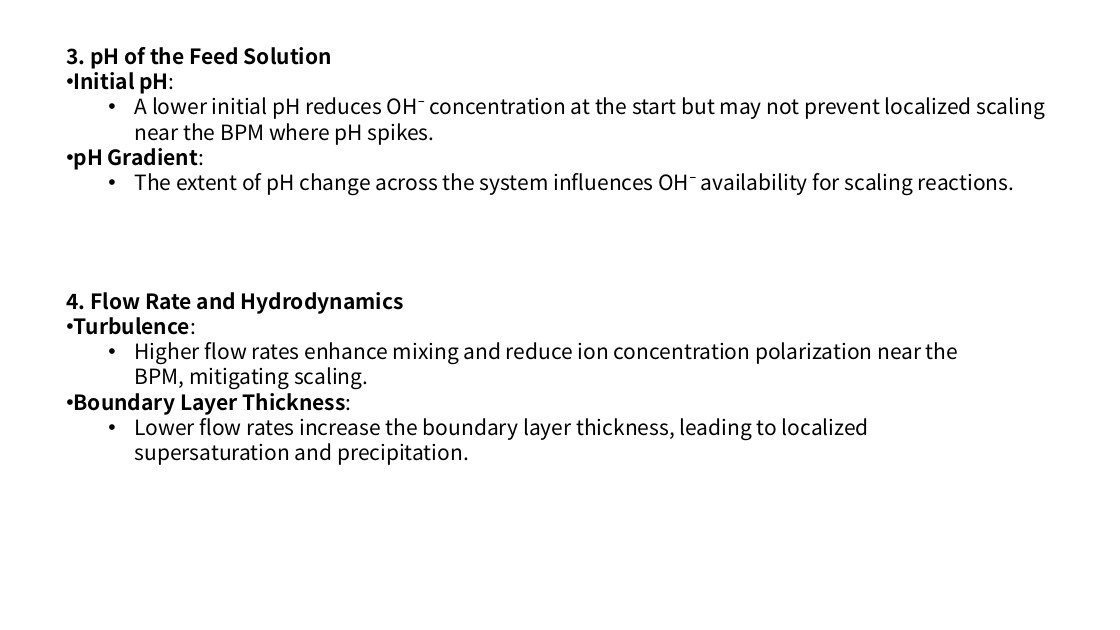
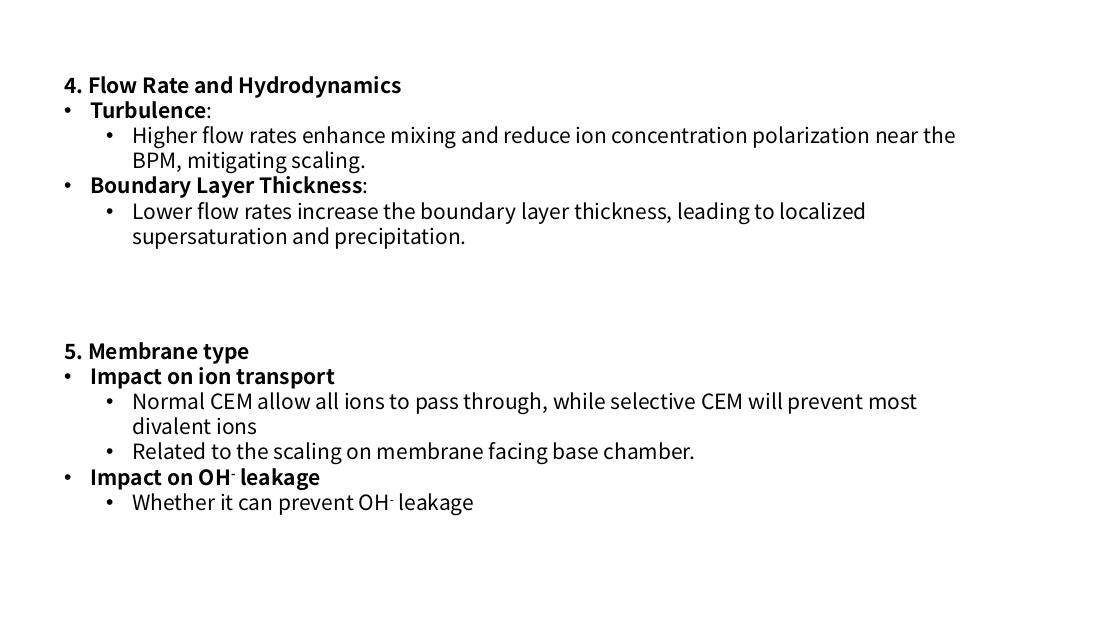
Before and after one commit to nyq-chalsea/Report_Yuqin, a slide deck: slide 4 of Plan.pptx. Drawn at 1120x630 pixels with LibreOffice and Linux fonts; fonts in the diff are those of the drawing. Boxes give left, top, right and bottom in pixels: in the first picture for what was removed or moved away, otherwise in the second. Text is boxed around its words. In the diff, an @@ line names an element or a change of style, - is before the commit and + after.

```diff
--- a/Plan.pptx
+++ b/Plan.pptx
@@ text removed at (x1=66, y1=47, x2=1045, y2=195) @@
-3. pH of the Feed Solution
-• Initial pH:
-  • A lower initial pH reduces OH⁻ concentration at the start but may not prevent localized scaling near the BPM where pH spikes.
-• pH Gradient:
-  • The extent of pH change across the system influences OH⁻ availability for scaling reactions.
@@ text "4. Flow Rate and Hydrodynamics" moved from (x1=66, y1=292, x2=958, y2=465) to (x1=64, y1=76, x2=956, y2=249) @@
@@ text at (x1=90, y1=101, x2=368, y2=198): indent changed @@
@@ text added at (x1=64, y1=342, x2=917, y2=515), 18 pt, text #000000 @@
+5. Membrane type
+• Impact on ion transport
+  • Normal CEM allow all ions to pass through, while selective CEM will prevent most divalent ions
+  • Related to the scaling on membrane facing base chamber.
+• Impact on OH- leakage
+  • Whether it can prevent OH- leakage
```
Also in this commit, not shown: 2 other slides changed.
